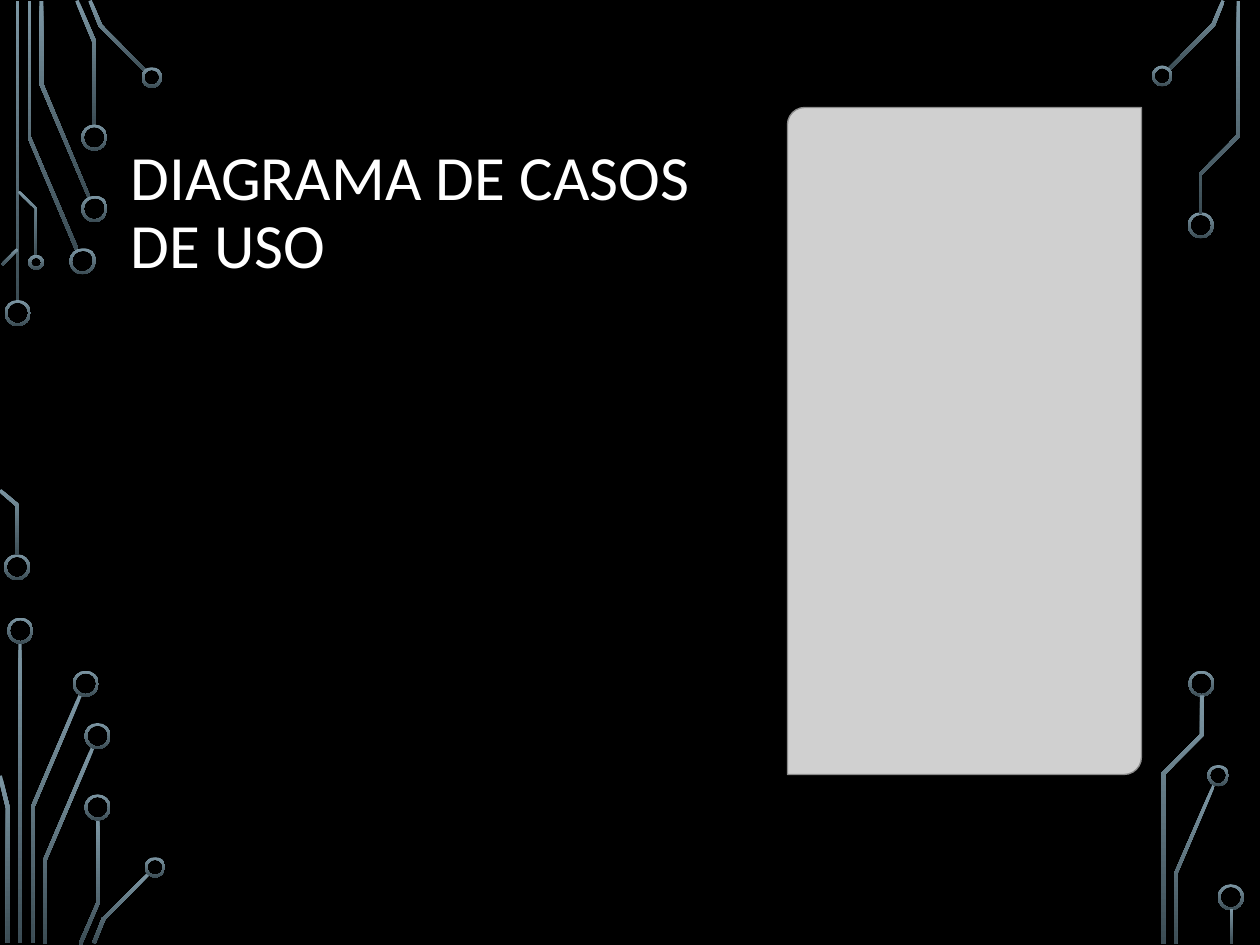
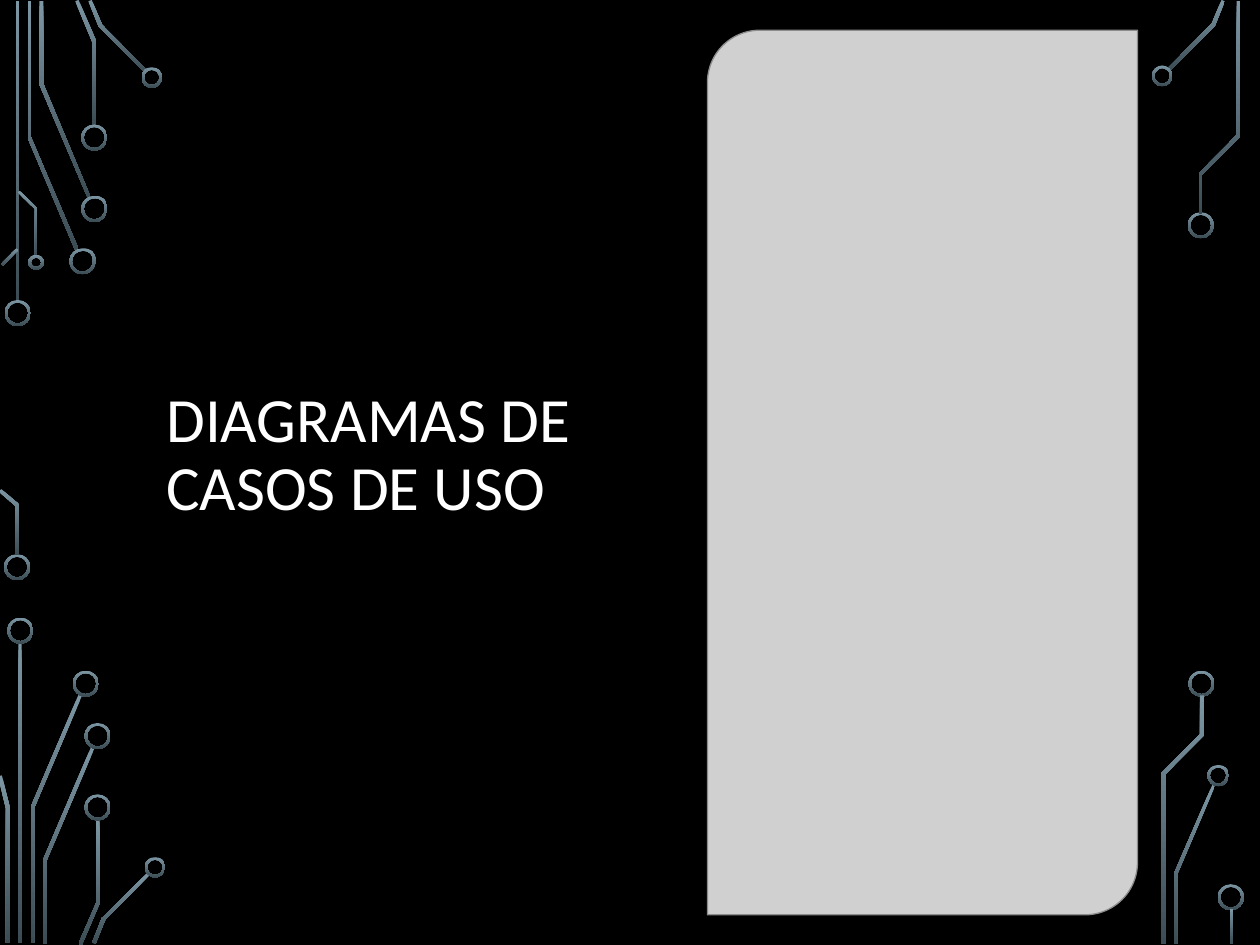
Before and after one commit to camiloXweird/IngenieriaDeSoftware, a slide deck: slide 19 of Documentos/Presentacion_PosmortemCiclo2.pptx (slide 18 before the commit). Drawn at 1260x945 pixels with LibreOffice and Linux fonts; fonts in the diff are those of the drawing; grey boxes stand for pictures; background and template pictures are left out. Boxes give left, top, right and bottom in pixels: in the first picture for what was removed or moved away, otherwise in the second. Text is boxed around its words. In the diff, an @@ line names an element or a change of style, - is before the commit and + after.

```diff
--- a/Documentos/Presentacion_PosmortemCiclo2.pptx
+++ b/Documentos/Presentacion_PosmortemCiclo2.pptx
@@ picture: place and size @@
-picture at (788,107,1142,774)
+picture at (707,30,1137,915)
@@ title "DIAGRAMAS DE CASOS DE USO" at (166,401,569,511): vertical alignment bottom to middle @@
@@ title at (166,401,569,511): text changed @@
-DIAGRAMA DE CASOS DE USO
+DIAGRAMAS DE
+CASOS DE USO
```
Also in this commit, not shown: 14 other slides changed, 4 slides added, 2 slides removed, 1 other file.
